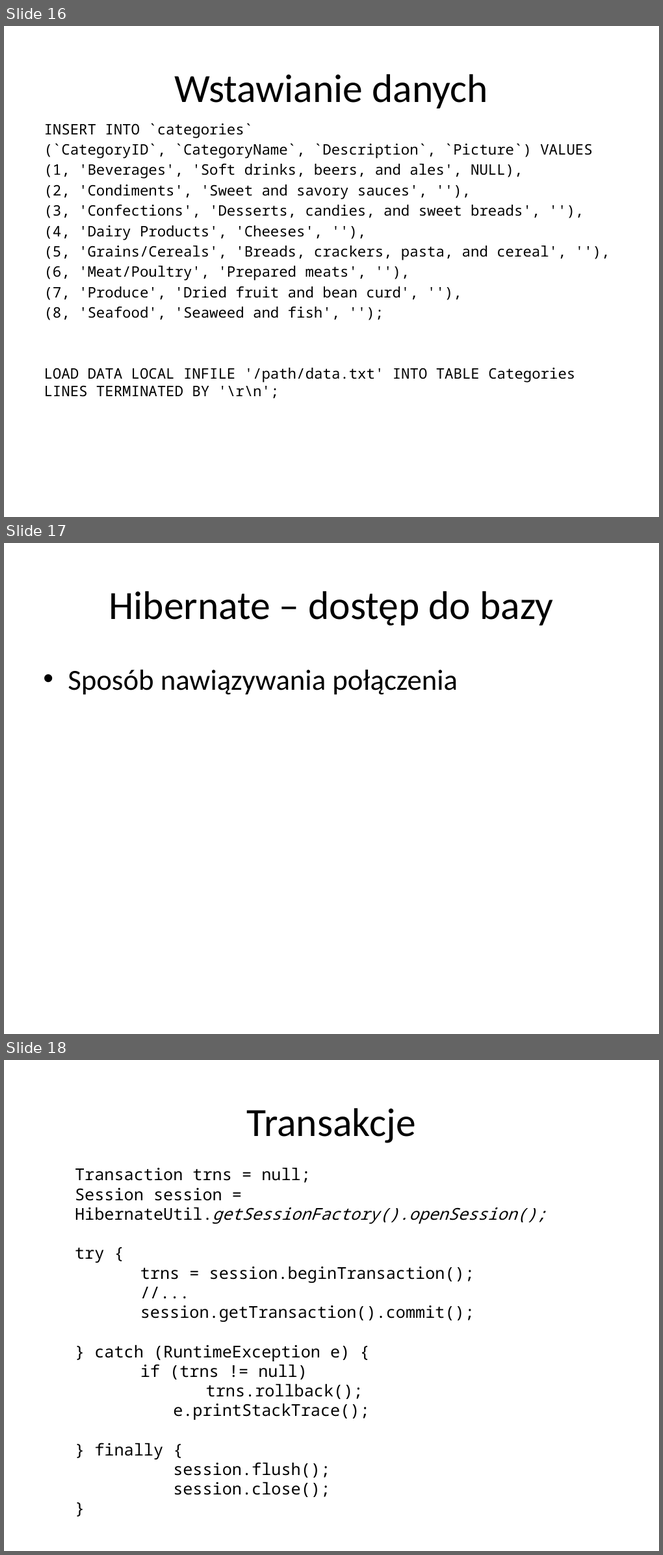
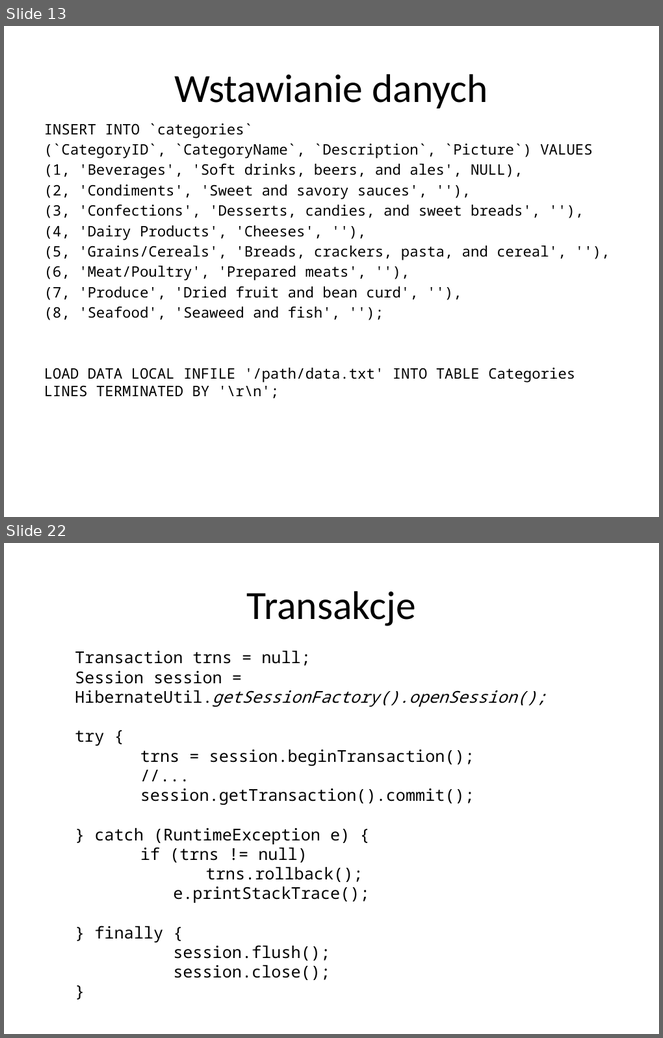
Before and after one commit to alicjasalamon/DB2, a slide deck: MySQL + Hibernate.pptx. Shown one above the other, each under a label of ours: slides 16, 17 and 18 before the commit, slides 13 and 22 after it; the slides between them are not shown. The pictures are 663x1555 and 663x1038 pixels, drawn with LibreOffice and Linux fonts; fonts in the diff are those of the drawing. Boxes give left, top, right and bottom in pixels: in the first picture for what was removed or moved away, otherwise in the second. Text is boxed around its words. In the diff, an @@ line names an element or a change of style, - is before the commit and + after.

```diff
--- a/MySQL + Hibernate.pptx
+++ b/MySQL + Hibernate.pptx
@@ slide 17 removed at (4,543,659,1034), background #FFFFFF @@
@@ title removed at (109,591,554,626) @@
-Hibernate – dostęp do bazy
@@ text removed at (68,670,458,695) @@
-• Sposób nawiązywania połączenia
@@ what was slide 16 is now slide 13 @@
@@ what was slide 18 is now slide 22 @@
```
Also in this commit, not shown: 5 slides changed, 9 slides added, 6 other slides removed, 5 other files.
